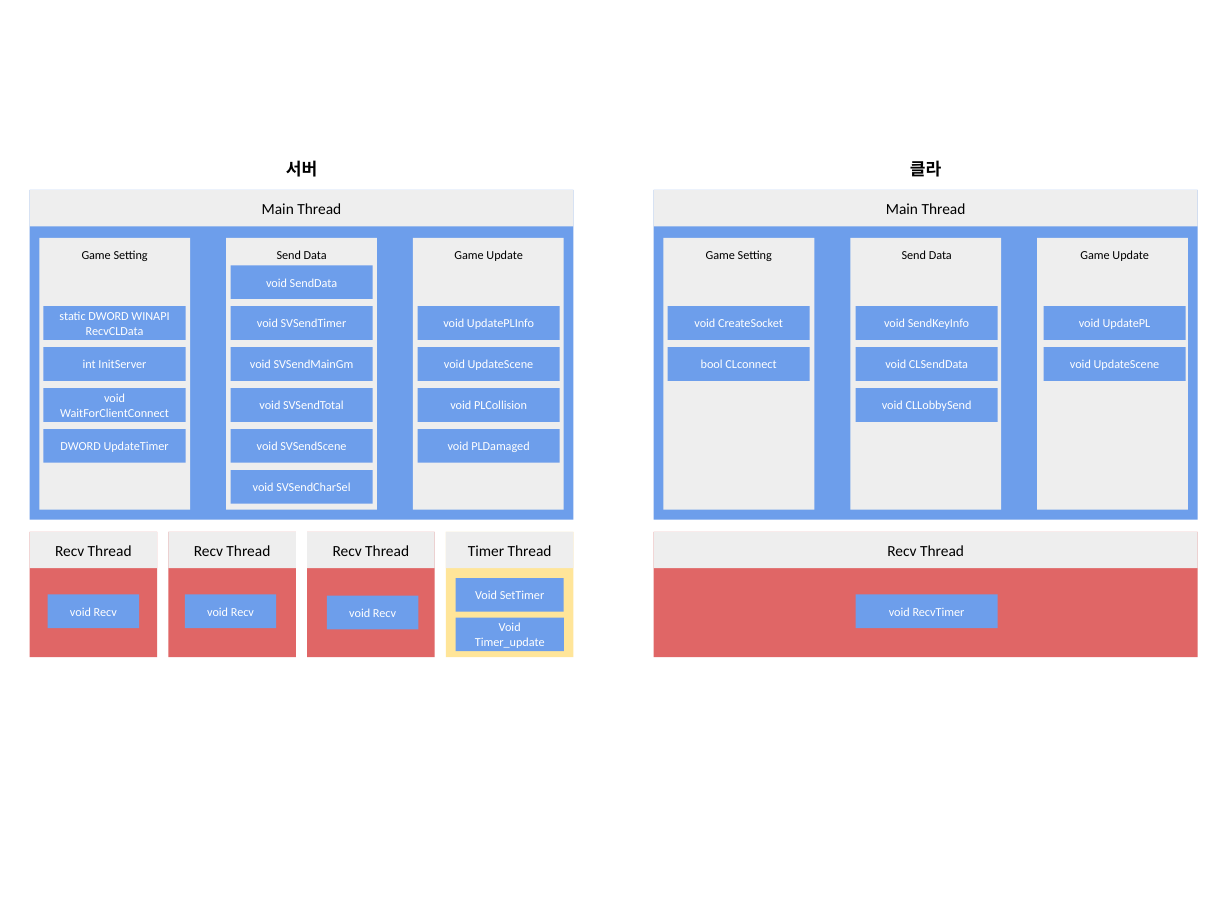
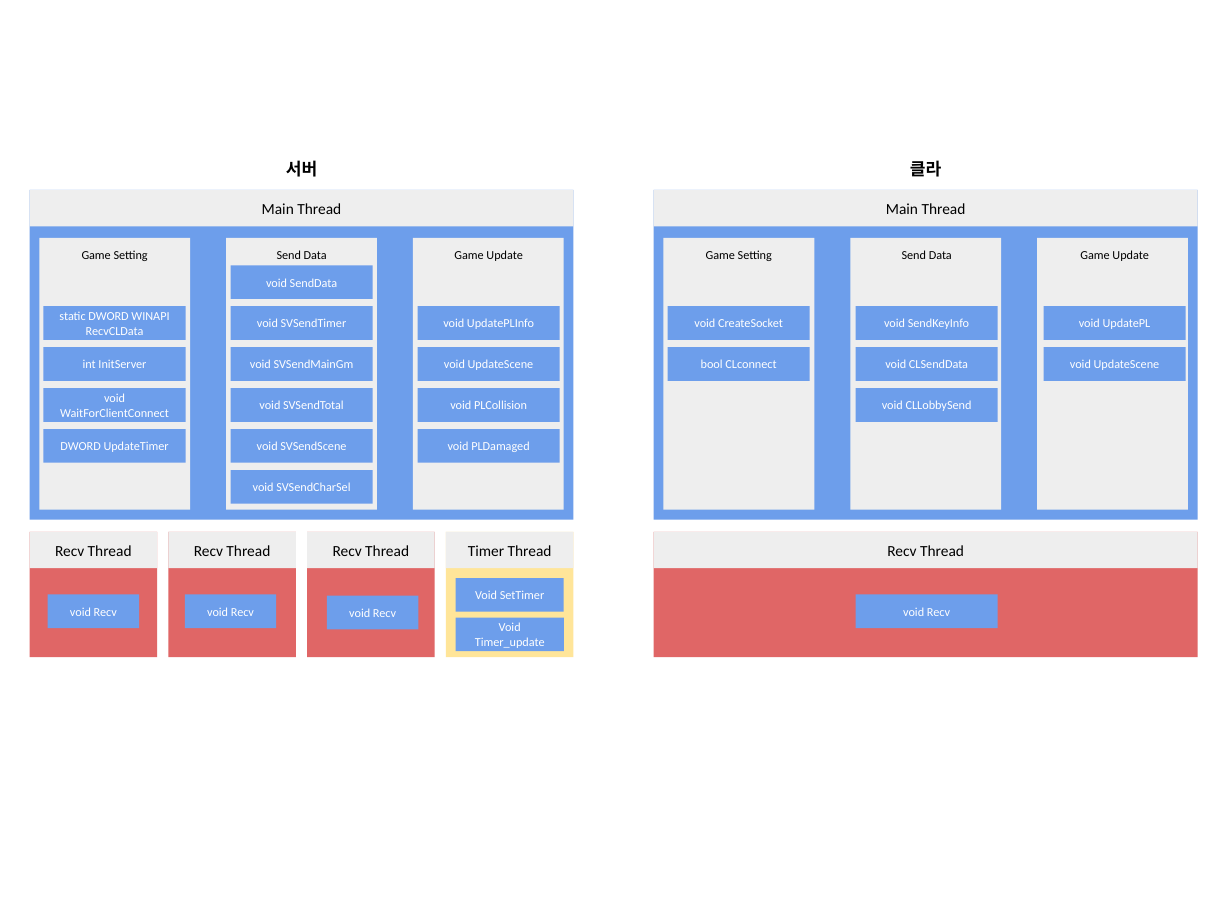
Before and after one commit to haein0303/NetWorkGame_Final_Term, a slide deck: slide 4 of Document/하이레벨 + 스레드.pptx. Drawn at 1232x924 pixels with LibreOffice and Linux fonts; fonts in the diff are those of the drawing. Boxes give left, top, right and bottom in pixels: in the first picture for what was removed or moved away, otherwise in the second. Text is boxed around its words. In the diff, an @@ line names an element or a change of style, - is before the commit and + after.

```diff
--- a/Document/하이레벨 + 스레드.pptx
+++ b/Document/하이레벨 + 스레드.pptx
@@ text in rectangle at (x1=903, y1=607, x2=950, y2=616): text changed @@
-void RecvTimer
+void Recv
```
Also in this commit, not shown: 1 other slide changed, 2 other files.
